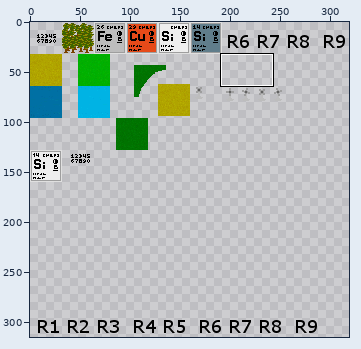
Sprite sheet: img/tileset.png. Above: a wide view before the commit, with the close-up outlined.
Close-up. Before the edit:
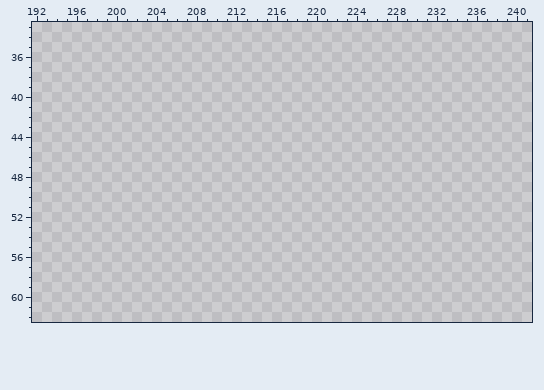
The file is 320x320 pixels. Pixels under 10% opacity are left out. Colours within 5 levels of each other are drawn and written as one. Shown: x 192..241, y 33..62. The wide view leaves out empty margins. The commit also changed other parts of the picture, which this record leaves out.
After the commit:
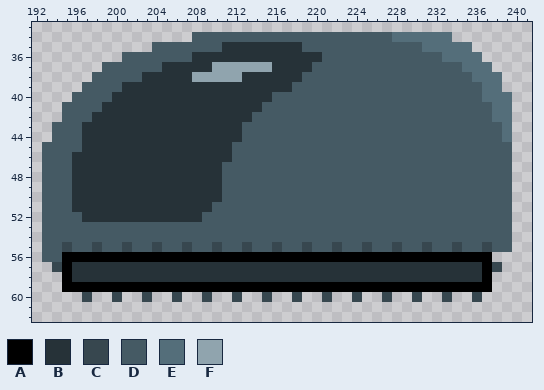
Palette (. is transparent): A #000000  B #263238  C #37474f  D #455a64  E #546e7a  F #90a4ae
What changed:
Changed rows in their new state; - is an unchanged pixel.
first column x 193:
34 ---------------DDDDDDDDDDDDDDDDDDDDEEEEEE------
35 -----------DDDDDDDBBBBBBBBDDDDDDDDDDDDEEEEE----
36 --------DDDDDDDBBBBBBBBBBBBBDDDDDDDDDDDDEEEE---
37 ------DDDDDDBBBBBFFFFFFBBBBDDDDDDDDDDDDDDDEEE--
38 -----DDDDDBBBBBFFFFFBBBBBBDDDDDDDDDDDDDDDDDEEE-
39 ----DDDDBBBBBBBBBBBBBBBBBDDDDDDDDDDDDDDDDDDDEE-
40 ---DDDDBBBBBBBBBBBBBBBBDDDDDDDDDDDDDDDDDDDDDEEE
41 --DDDDBBBBBBBBBBBBBBBBDDDDDDDDDDDDDDDDDDDDDDDEE
42 --DDDBBBBBBBBBBBBBBBBDDDDDDDDDDDDDDDDDDDDDDDDEE
43 -DDDBBBBBBBBBBBBBBBBDDDDDDDDDDDDDDDDDDDDDDDDDDE
44 -DDDBBBBBBBBBBBBBBBBDDDDDDDDDDDDDDDDDDDDDDDDDDE
45 DDDDBBBBBBBBBBBBBBBDDDDDDDDDDDDDDDDDDDDDDDDDDDD
46 DDDBBBBBBBBBBBBBBBBDDDDDDDDDDDDDDDDDDDDDDDDDDDD
47 DDDBBBBBBBBBBBBBBBDDDDDDDDDDDDDDDDDDDDDDDDDDDDD
48 DDDBBBBBBBBBBBBBBBDDDDDDDDDDDDDDDDDDDDDDDDDDDDD
49 DDDBBBBBBBBBBBBBBBDDDDDDDDDDDDDDDDDDDDDDDDDDDDD
50 DDDBBBBBBBBBBBBBBBDDDDDDDDDDDDDDDDDDDDDDDDDDDDD
51 DDDBBBBBBBBBBBBBBDDDDDDDDDDDDDDDDDDDDDDDDDDDDDD
52 DDDDBBBBBBBBBBBBDDDDDDDDDDDDDDDDDDDDDDDDDDDDDDD
53 DDDDDDDDDDDDDDDDDDDDDDDDDDDDDDDDDDDDDDDDDDDDDDD
54 DDDDDDDDDDDDDDDDDDDDDDDDDDDDDDDDDDDDDDDDDDDDDDD
55 DDCDDCDDCDDCDDCDDCDDCDDCDDCDDCDDCDDCDDCDDCDDCDD
56 DDAAAAAAAAAAAAAAAAAAAAAAAAAAAAAAAAAAAAAAAAAAA--
57 -CABBBBBBBBBBBBBBBBBBBBBBBBBBBBBBBBBBBBBBBBBAC-
58 --ABBBBBBBBBBBBBBBBBBBBBBBBBBBBBBBBBBBBBBBBBA--
59 --AAAAAAAAAAAAAAAAAAAAAAAAAAAAAAAAAAAAAAAAAAA--
60 ----C--C--C--C--C--C--C--C--C--C--C--C--C--C---
Pixel boxes of the changes (left, top, right, bottom) in both close-ups:
added: (42, 32, 512, 302)
